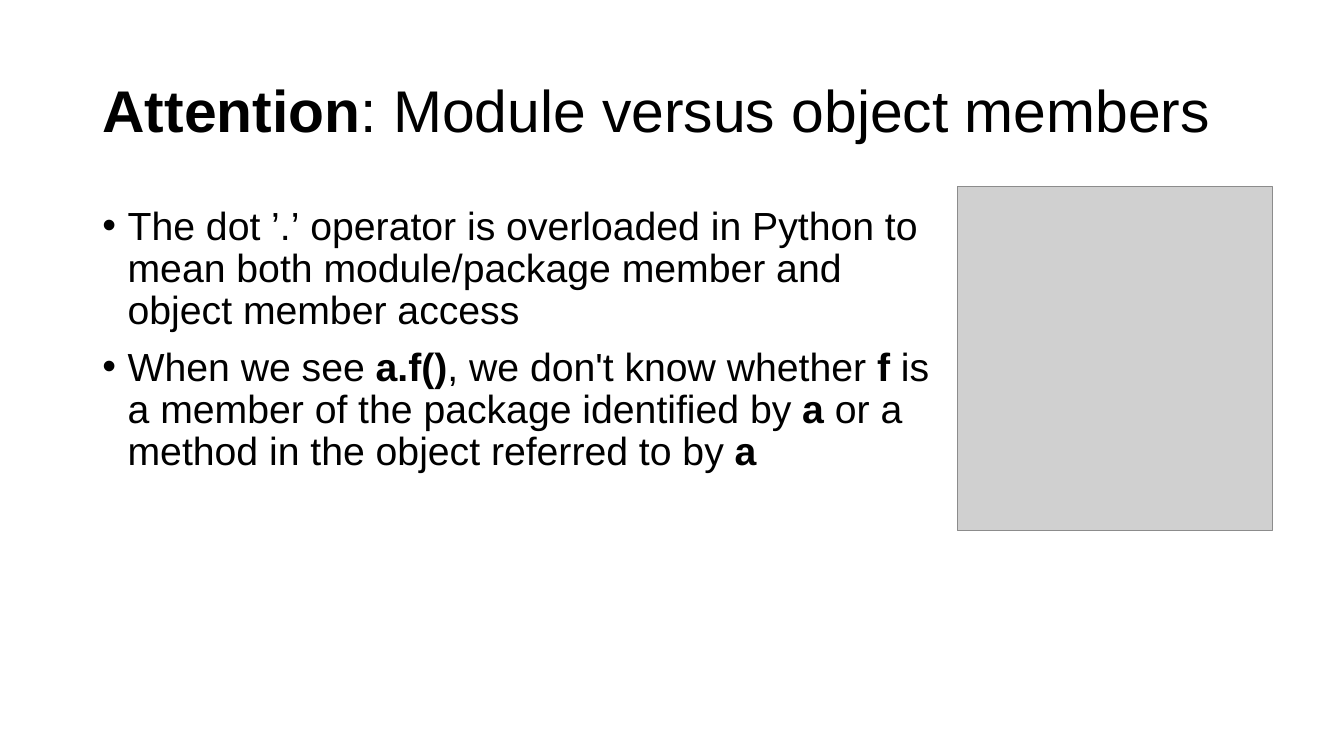
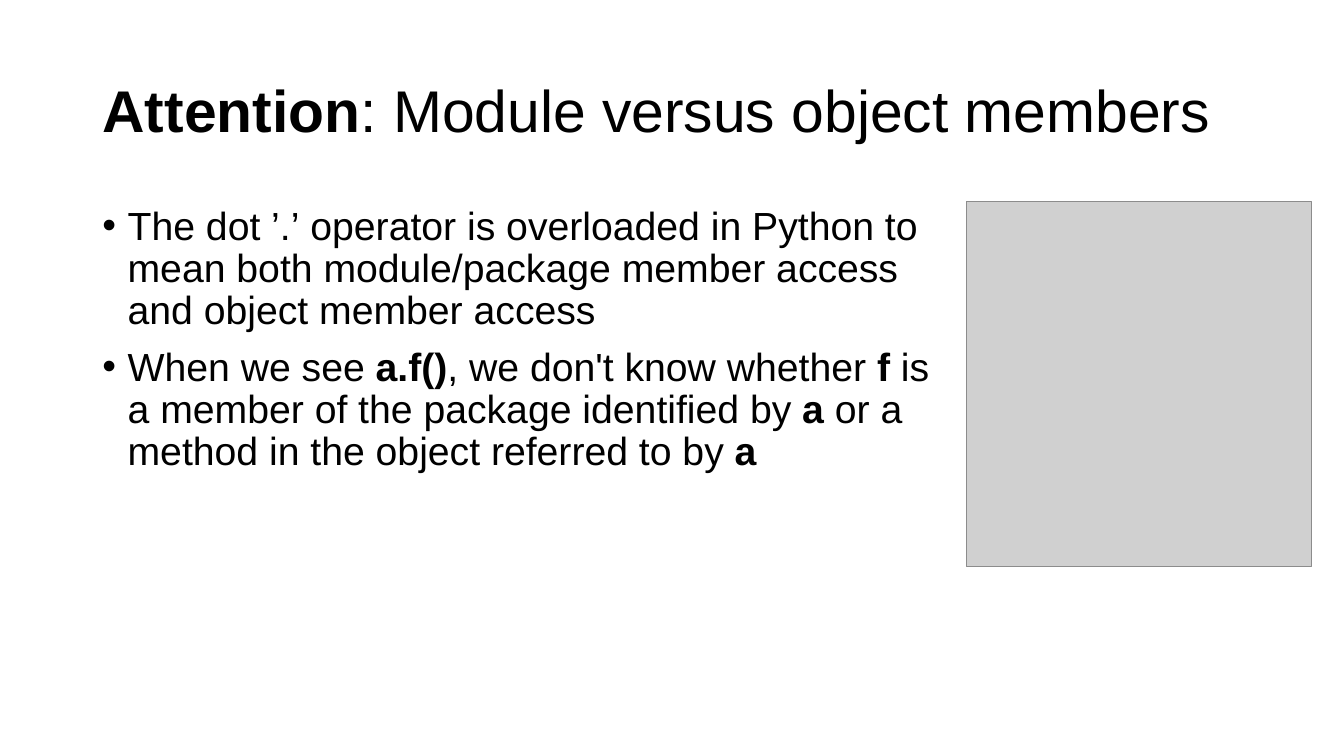
Before and after one commit to parrt/msds501, a slide deck: slide 5 of slides/OO.pptx. Drawn at 1344x756 pixels with LibreOffice and Linux fonts; fonts in the diff are those of the drawing; grey boxes stand for pictures; background and template pictures are left out. Boxes give left, top, right and bottom in pixels: in the first picture for what was removed or moved away, otherwise in the second. Text is boxed around its words. In the diff, an @@ line names an element or a change of style, - is before the commit and + after.

```diff
--- a/slides/OO.pptx
+++ b/slides/OO.pptx
@@ picture: place and size @@
-picture at box(958, 187, 1272, 531)
+picture at box(967, 202, 1313, 568)
@@ text at box(128, 211, 918, 332): text changed @@
-• The dot ’.’ operator is overloaded in Python to mean both module/package member and object member access
+• The dot ’.’ operator is overloaded in Python to mean both module/package member access and object member access
```
Also in this commit, not shown: 11 other slides changed, 5 other files.
